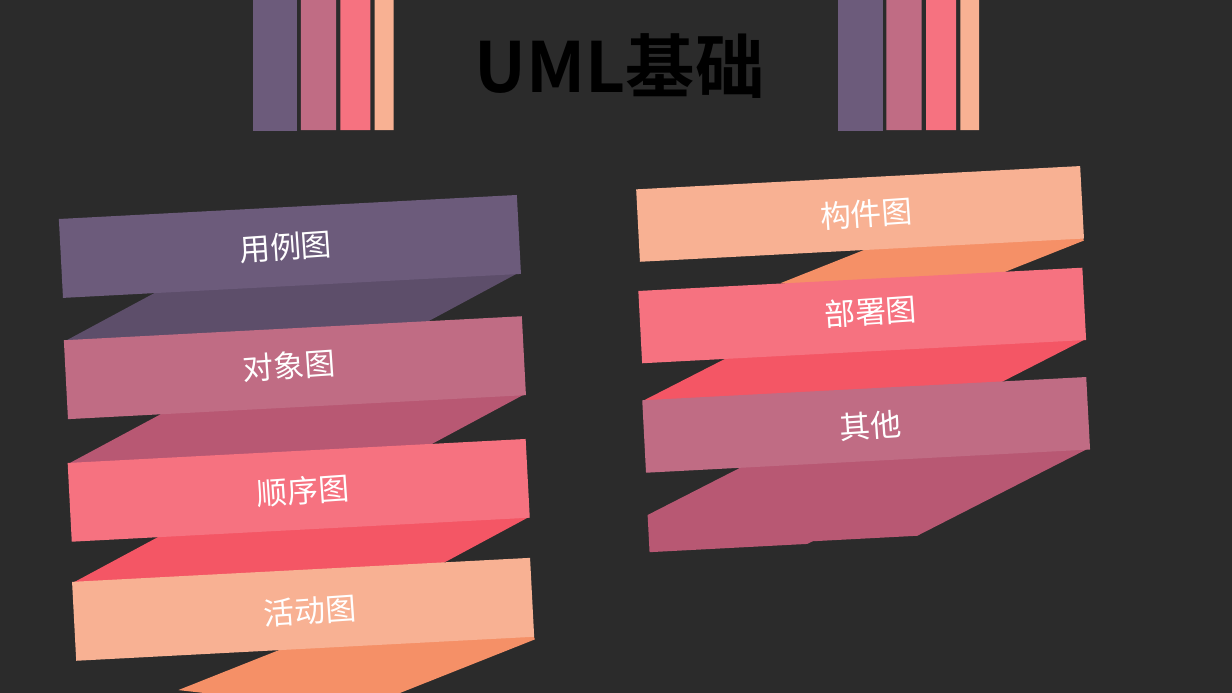
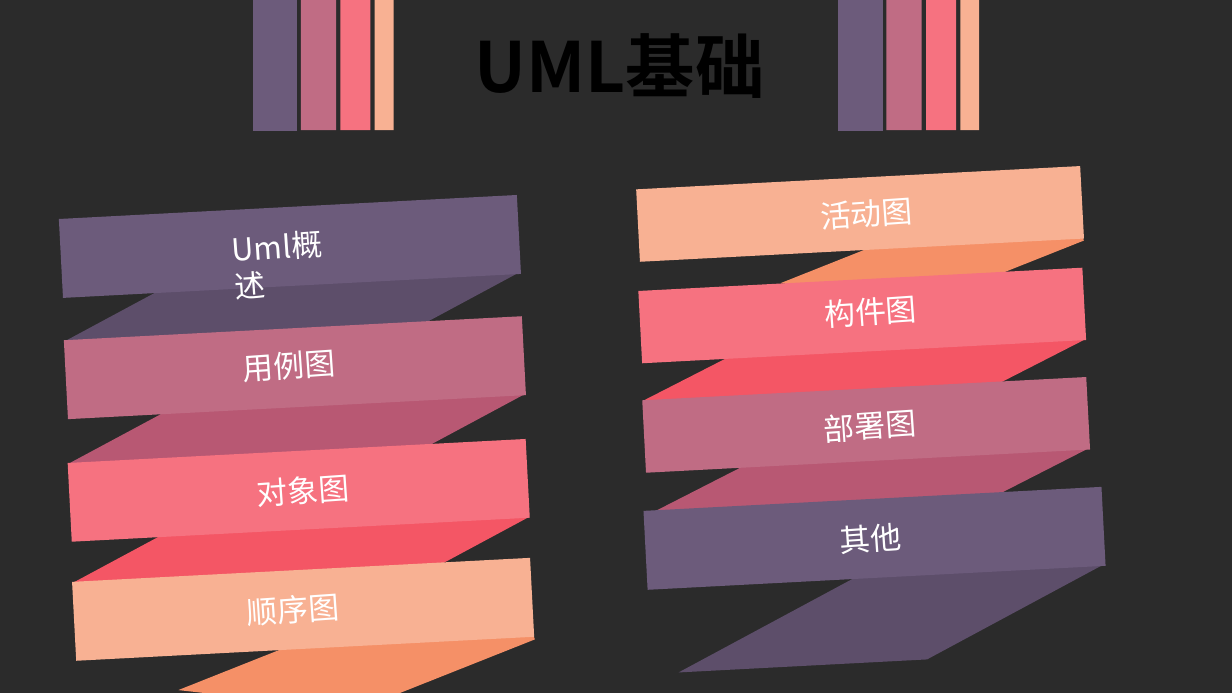
Before and after one commit to SRA2021-G04/project, a slide deck: slide 2 of 非受控文件/翻转课堂/SRA2021-G04-翻转课堂06.pptx. Drawn at 1232x693 pixels with LibreOffice and Linux fonts; fonts in the diff are those of the drawing; background and template pictures are left out; a plain dark background stands for a picture behind light text. Boxes give left, top, right and bottom in pixels: in the first picture for what was removed or moved away, otherwise in the second. Text is boxed around its words. In the diff, an @@ line names an element or a change of style, - is before the commit and + after.

```diff
--- a/非受控文件/翻转课堂/SRA2021-G04-翻转课堂06.pptx
+++ b/非受控文件/翻转课堂/SRA2021-G04-翻转课堂06.pptx
@@ text at (x1=821, y1=198, x2=913, y2=230): text changed @@
-构件图
+活动图
@@ text at (x1=240, y1=230, x2=332, y2=263): text changed @@
-用例图
+Uml概述
@@ text at (x1=825, y1=295, x2=917, y2=328): text changed @@
-部署图
+构件图
@@ text at (x1=244, y1=349, x2=336, y2=382): text changed @@
-对象图
+用例图
@@ text added at (x1=825, y1=409, x2=917, y2=443), 24 pt, text #FFFFFF @@
+部署图
@@ text at (x1=258, y1=474, x2=350, y2=507): text changed @@
-顺序图
+对象图
@@ rectangle added at (x1=643, y1=487, x2=1105, y2=591), fill #6C5B7B @@
@@ freeform shape added at (x1=672, y1=524, x2=1108, y2=673), fill #5D4E6A @@
@@ text "其他" moved from (x1=840, y1=410, x2=901, y2=441) to (x1=841, y1=523, x2=902, y2=554) @@
@@ text at (x1=248, y1=594, x2=340, y2=626): text changed @@
-活动图
+顺序图
```
Also in this commit, not shown: 21 other slides changed, 4 slides added.
